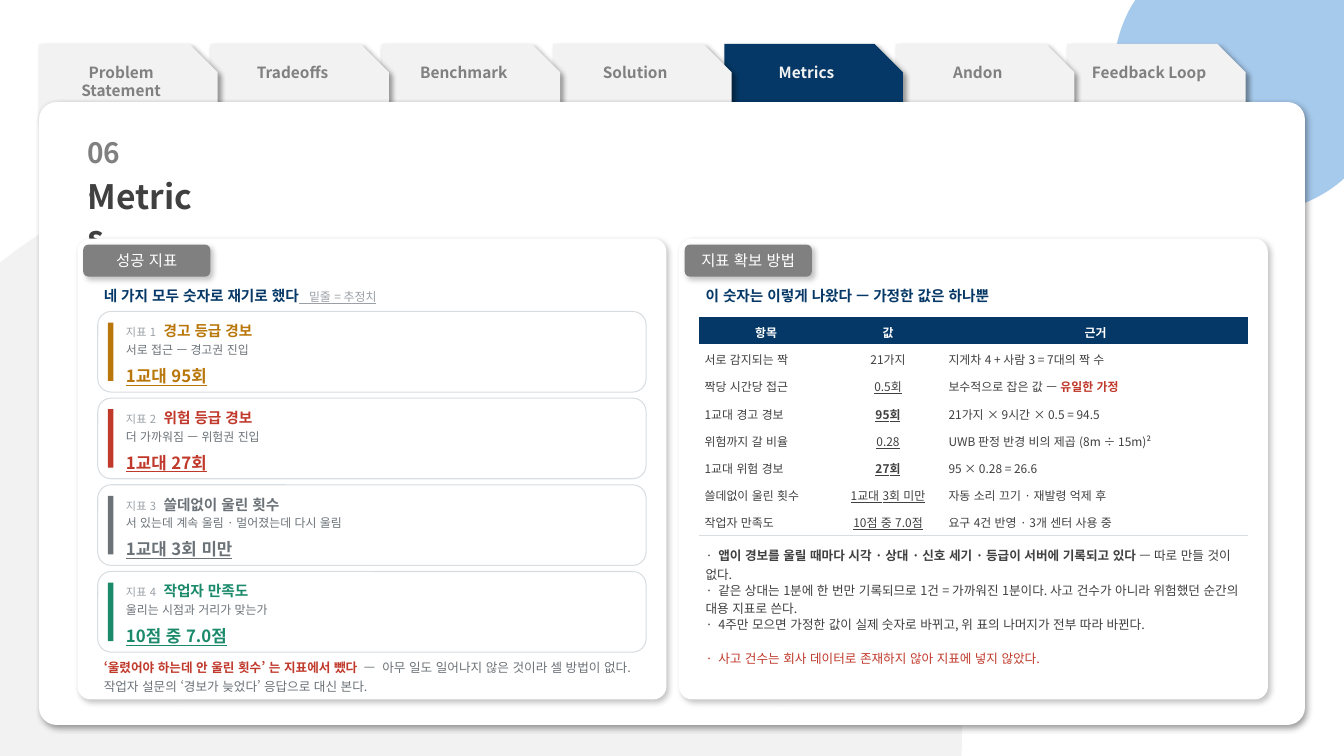
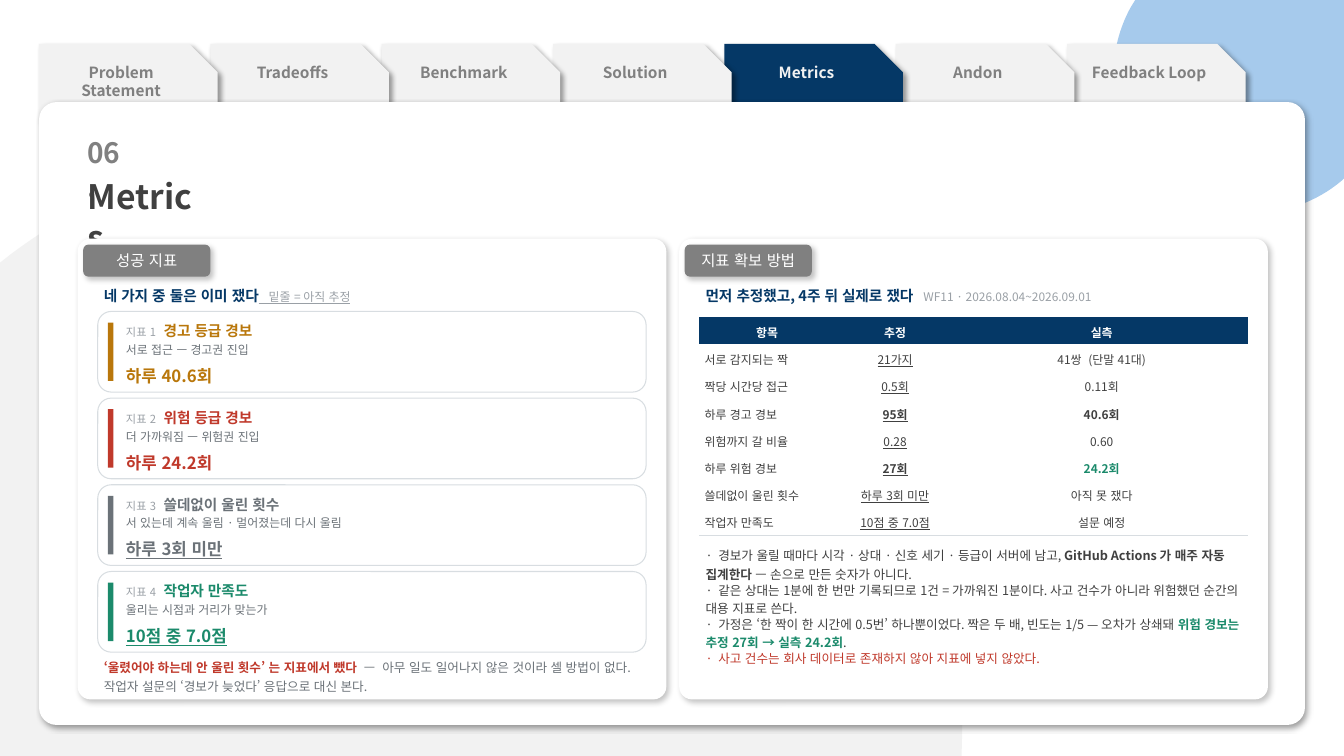
Before and after one commit to pslymzero-cyber/SafeAlert, a slide deck: slide 12 of docs/presentation/contest/SafeAlert_CouSolve_Contest.pptx. Drawn at 1344x756 pixels with LibreOffice and Linux fonts; fonts in the diff are those of the drawing. Boxes give left, top, right and bottom in pixels: in the first picture for what was removed or moved away, otherwise in the second. Text is boxed around its words. In the diff, an @@ line names an element or a change of style, - is before the commit and + after.

```diff
--- a/docs/presentation/contest/SafeAlert_CouSolve_Contest.pptx
+++ b/docs/presentation/contest/SafeAlert_CouSolve_Contest.pptx
@@ text at [104, 288, 351, 304]: text changed @@
-네 가지 모두 숫자로 재기로 했다 밑줄 = 추정치
+네 가지 중 둘은 이미 쟀다 밑줄 = 아직 추정
@@ text at [706, 288, 1092, 304]: text changed; size 10.5 to 8.5 pt; text colour #053866 to #9AA0A6; bold off @@
-이 숫자는 이렇게 나왔다 — 가정한 값은 하나뿐
+먼저 추정했고, 4주 뒤 실제로 쟀다 WF11 · 2026.08.04~2026.09.01
@@ table at [700, 318, 1248, 535] @@
-row 1, column 2: 값
+row 1, column 2: 추정
-row 1, column 3: 근거
+row 1, column 3: 실측
-row 2, column 3: 지게차 4 + 사람 3 = 7대의 짝 수
+row 2, column 3: 41쌍 (단말 41대)
-row 3, column 3: 보수적으로 잡은 값 — 유일한 가정
+row 3, column 3: 0.11회
-row 4, column 1: 1교대 경고 경보
+row 4, column 1: 하루 경고 경보
-row 4, column 3: 21가지 × 9시간 × 0.5 = 94.5
+row 4, column 3: 40.6회
-row 5, column 3: UWB 판정 반경 비의 제곱 (8m ÷ 15m)²
+row 5, column 3: 0.60
-row 6, column 1: 1교대 위험 경보
+row 6, column 1: 하루 위험 경보
-row 6, column 3: 95 × 0.28 = 26.6
+row 6, column 3: 24.2회
-row 7, column 2: 1교대 3회 미만
+row 7, column 2: 하루 3회 미만
-row 7, column 3: 자동 소리 끄기 · 재발령 억제 후
+row 7, column 3: 아직 못 쟀다
-row 8, column 3: 요구 4건 반영 · 3개 센터 사용 중
+row 8, column 3: 설문 예정
@@ underline on in "21가지" @@
@@ text at [126, 368, 213, 384]: text changed @@
-1교대 95회
+하루 40.6회
@@ text at [126, 455, 213, 471]: text changed @@
-1교대 27회
+하루 24.2회
@@ text at [126, 541, 223, 559]: text changed @@
-1교대 3회 미만
+하루 3회 미만
@@ text at [706, 549, 1225, 580]: text changed; bold off @@
-· 앱이 경보를 울릴 때마다 시각 · 상대 · 신호 세기 · 등급이 서버에 기록되고 있다 — 따로 만들 것이 없다.
+· 경보가 울릴 때마다 시각 · 상대 · 신호 세기 · 등급이 서버에 남고, GitHub Actions 가 매주 자동 집계한다 — 손으로 만든 숫자가 아니다.
@@ text at [706, 618, 1240, 648]: text changed @@
-· 4주만 모으면 가정한 값이 실제 숫자로 바뀌고, 위 표의 나머지가 전부 따라 바뀐다.
+· 가정은 ‘한 짝이 한 시간에 0.5번’ 하나뿐이었다. 짝은 두 배, 빈도는 1/5 — 오차가 상쇄돼 위험 경보는 추정 27회 → 실측 24.2회.
```
Also in this commit, not shown: 4 other slides changed, 2 other files.
